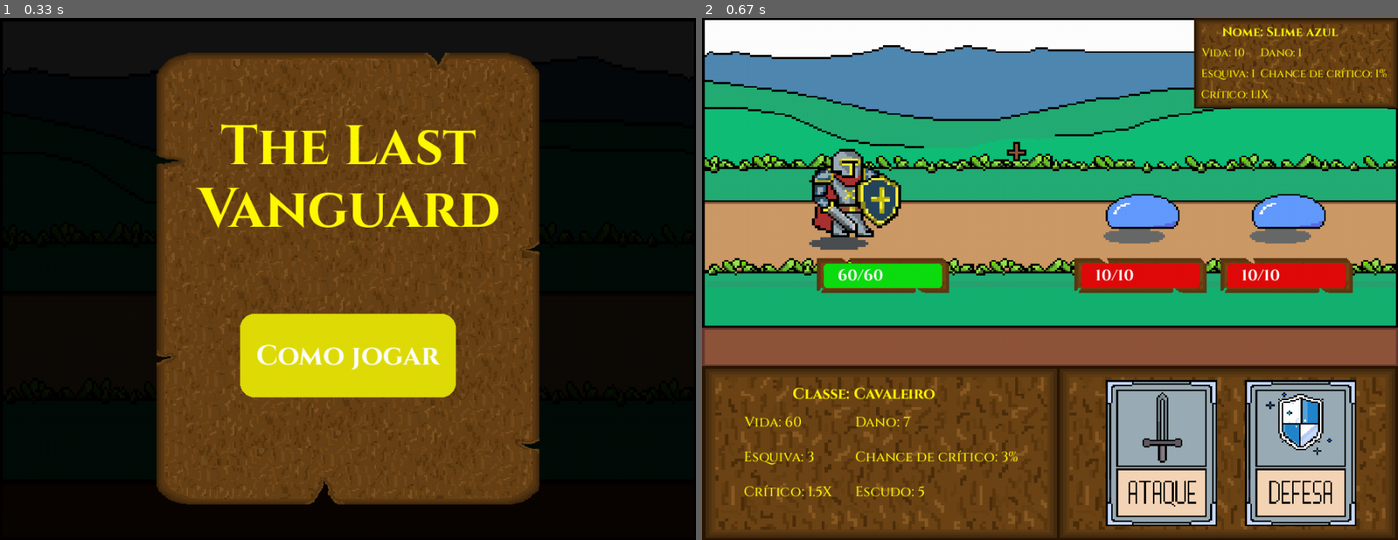
Above: before the commit, frames 1-2 (left to right).
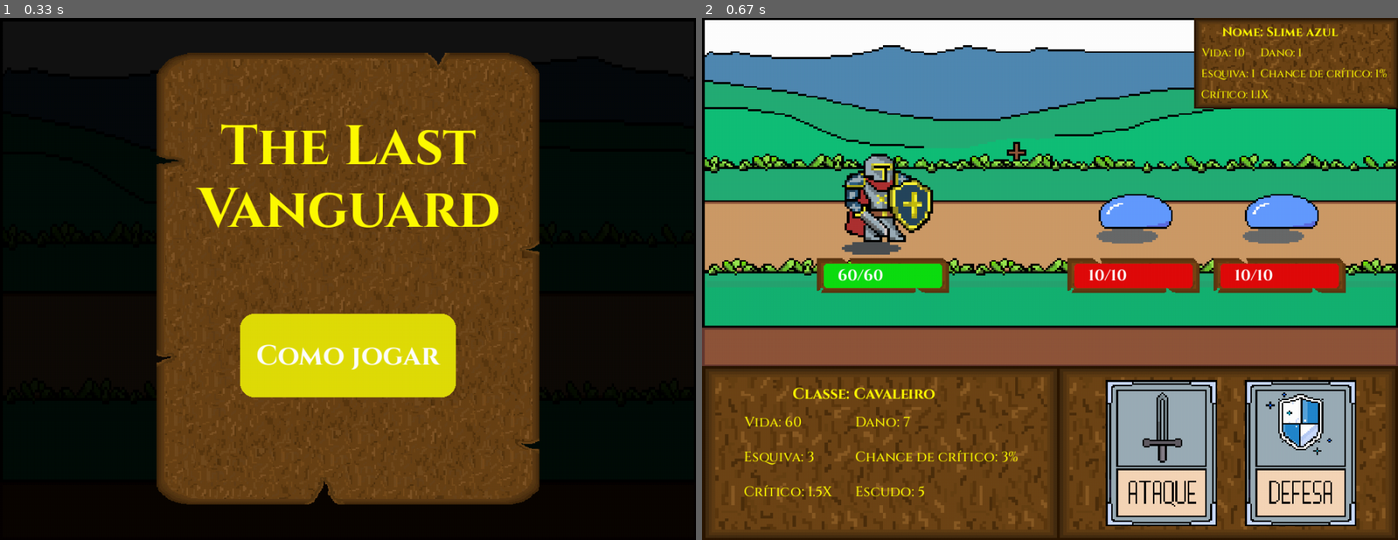
Above: after the commit, the same moments.

Repository: HenrykGabriel/Jogo-de-turno-Pygame
Game: pygame game, started from main.py
The game is run twice, just before and just after one commit, with the same random seed, the same clock (stepped at 60 frames per second) and the same inputs.
Inputs (mouse positions are in pixels of both pictures, inside the frame that each line leads up to):
- Up to frame 1 (0.33 s): no input
- Up to frame 2 (0.67 s): click (1050, 419) at 0.38 s

Frame 1 is identical in both runs. In frame 2, 3.9% of the frame differs, in the area x 15-94%, y 25-53%.

Commit message:
ajustes no cavaleiro

Diff:
--- a/combate.py
+++ b/combate.py
@@ -160,14 +160,14 @@
 
     def posicionar_inimigos(self):
 
-        x = self.cenario_rect.centerx + 130
+        x = self.cenario_rect.centerx + 330
         y = self.cenario_rect.centery + 10
 
         for inimigo in self.inimigos:
 
             inimigo.rect.center = (x, y)
 
-            x += inimigo.rect.width + 40
+            x -= inimigo.rect.width + 40
 
     def draw_atributos(self, janela):
 
Binary file changed: assets/cavaleiro/Cavaleiro.png
